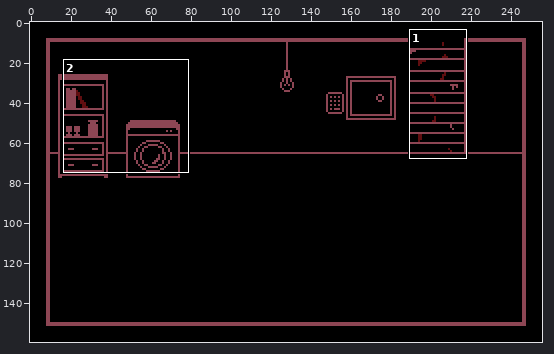
One commit to this pixel-art file: Assets/Rooms/Basement.aseprite. The first picture is a wide view before the edit; the outline marks the close-up.
Close-up. The starting point:
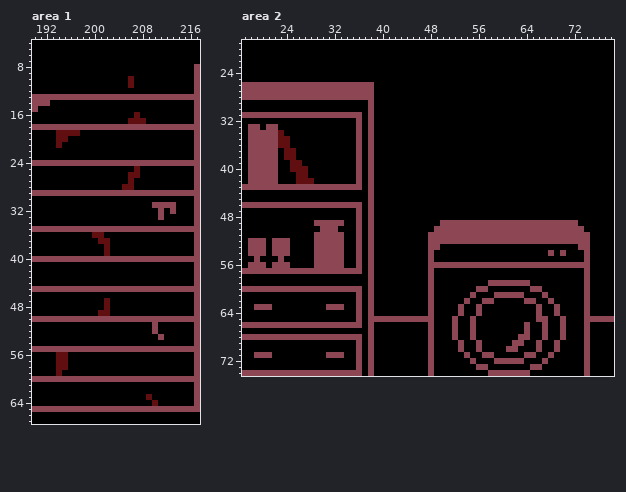
256x160 pixels, 1 frame. Shown: area 1: x 190..217, y 4..67; area 2: x 17..78, y 19..74.
Now the later version:
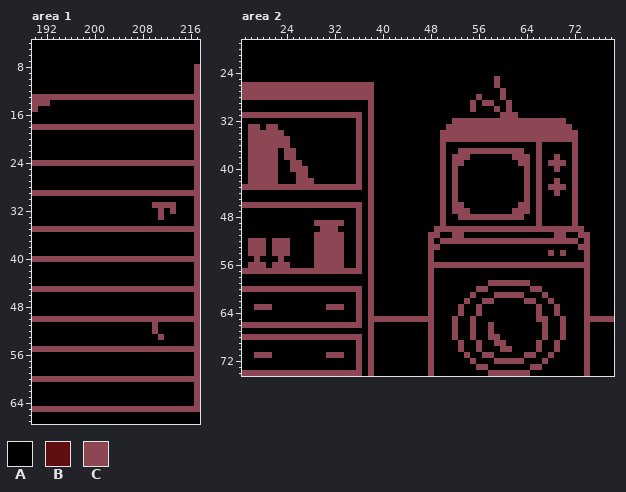
Palette (. is transparent): A #000000  B #600e10  C #8d4654
Edits made:
layer "TV" added
Area 1, layer "Stairs":
y 10..11: x 206 B -> A
y 16: x 207 B -> A
y 17: x 206..208 BBB -> AAA
y 19: x 194..197 BBBB -> AAAA
y 20: x 194..195 BB -> AA
y 21: x 194 B -> A
y 25: x 207 B -> A
y 26: x 206..207 BB -> AA
y 27: x 206 B -> A
y 28: x 205..206 BB -> AA
y 36: x 200..201 BB -> AA
y 37: x 201..202 BB -> AA
y 38..39: x 202 B -> A
y 47..48: x 202 B -> A
y 49: x 201..202 BB -> AA
y 56..58: x 194..195 BB -> AA
y 59: x 194 B -> A
y 63: x 209 B -> A
y 64: x 210 B -> A
Area 2, layers "TV", "BookShelf", "WMachine":
y 25..26: x 59 A -> C
y 27: x 60 A -> C
y 28: x 56 A -> C; x 60 A -> C
y 29: x 55 A -> C; x 57..58 AA -> CC; x 61 A -> C
y 30: x 55 A -> C; x 59 A -> C; x 61 A -> C
y 31: x 60..62 AAA -> CCC
y 32: x 52..70 AAAAAAAAAAAAAAAAAAA -> CCCCCCCCCCCCCCCCCCC
y 33: x 51..71 AAAAAAAAAAAAAAAAAAAAA -> CCCCCCCCCCCCCCCCCCCCC
y 34: x 23 B -> C; x 50..72 AAAAAAAAAAAAAAAAAAAAAAA -> CCCCCCCCCCCCCCCCCCCCCCC
y 35: x 23..24 BB -> CC; x 50..72 AAAAAAAAAAAAAAAAAAAAAAA -> CCCCCCCCCCCCCCCCCCCCCCC
y 36: x 23..24 BB -> CC; x 50 A -> C; x 66 A -> C; x 72 A -> C
y 37: x 24..25 BB -> CC; x 50 A -> C; x 53..63 AAAAAAAAAAA -> CCCCCCCCCCC; x 66 A -> C; x 72 A -> C
y 38: x 24..25 BB -> CC; x 50 A -> C; x 52..54 AAA -> CCC; x 62..64 AAA -> CCC; x 66 A -> C; x 69 A -> C; x 72 A -> C
y 39: x 25..26 BB -> CC; x 50 A -> C; x 52..53 AA -> CC; x 63..64 AA -> CC; x 66 A -> C; x 68..70 AAA -> CCC; x 72 A -> C
y 40: x 25..27 BBB -> CCC; x 50 A -> C; x 52 A -> C; x 64 A -> C; x 66 A -> C; x 69 A -> C; x 72 A -> C
y 41: x 26..27 BB -> CC; x 50 A -> C; x 52 A -> C; x 64 A -> C; x 66 A -> C; x 72 A -> C
y 42: x 26..28 BBB -> CCC; x 50 A -> C; x 52 A -> C; x 64 A -> C; x 66 A -> C; x 69 A -> C; x 72 A -> C
y 43: x 50 A -> C; x 52 A -> C; x 64 A -> C; x 66 A -> C; x 68..70 AAA -> CCC; x 72 A -> C
y 44: x 50 A -> C; x 52 A -> C; x 64 A -> C; x 66 A -> C; x 69 A -> C; x 72 A -> C
y 45: x 50 A -> C; x 52 A -> C; x 64 A -> C; x 66 A -> C; x 72 A -> C
y 46: x 50 A -> C; x 52..53 AA -> CC; x 63..64 AA -> CC; x 66 A -> C; x 72 A -> C
y 47: x 50 A -> C; x 52..54 AAA -> CCC; x 62..64 AAA -> CCC; x 66 A -> C; x 72 A -> C
y 48: x 50 A -> C; x 53..63 AAAAAAAAAAA -> CCCCCCCCCCC; x 66 A -> C; x 72 A -> C
y 49: x 51..65 CCCCCCCCCCCCCCC -> AAAAAAAAAAAAAAA; x 67..71 CCCCC -> AAAAA
y 51: x 50..51 CC -> AA; x 54..68 CCCCCCCCCCCCCCC -> AAAAAAAAAAAAAAA; x 71..72 CC -> AA
y 52: x 49 C -> A; x 73 C -> A
y 66..67: x 58 A -> C; x 64 C -> A
y 68: x 58..59 AA -> CC; x 63..64 CC -> AA
y 69: x 59..60 AA -> CC; x 62..63 CC -> AA
y 70: x 60 A -> C; x 62 C -> A
